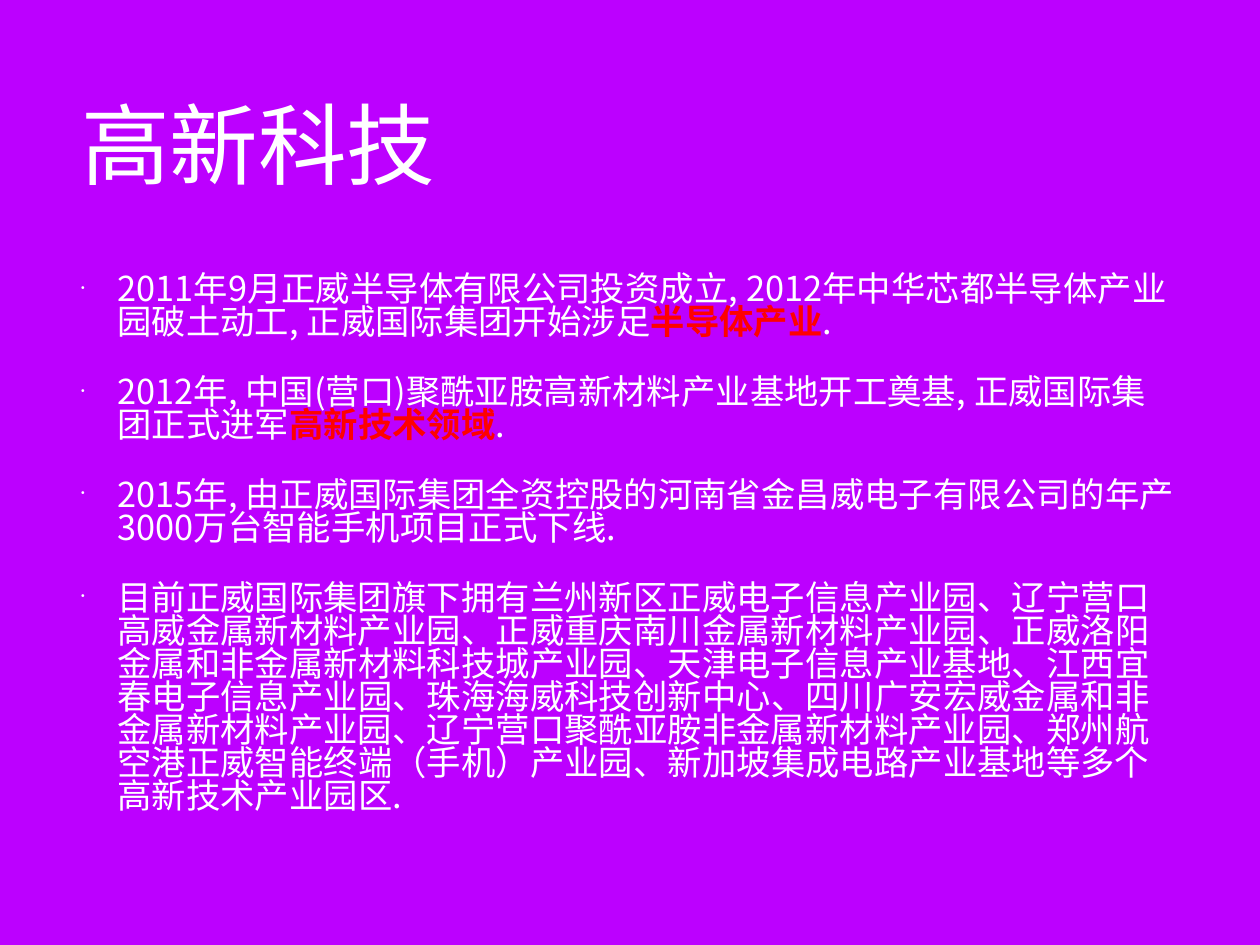
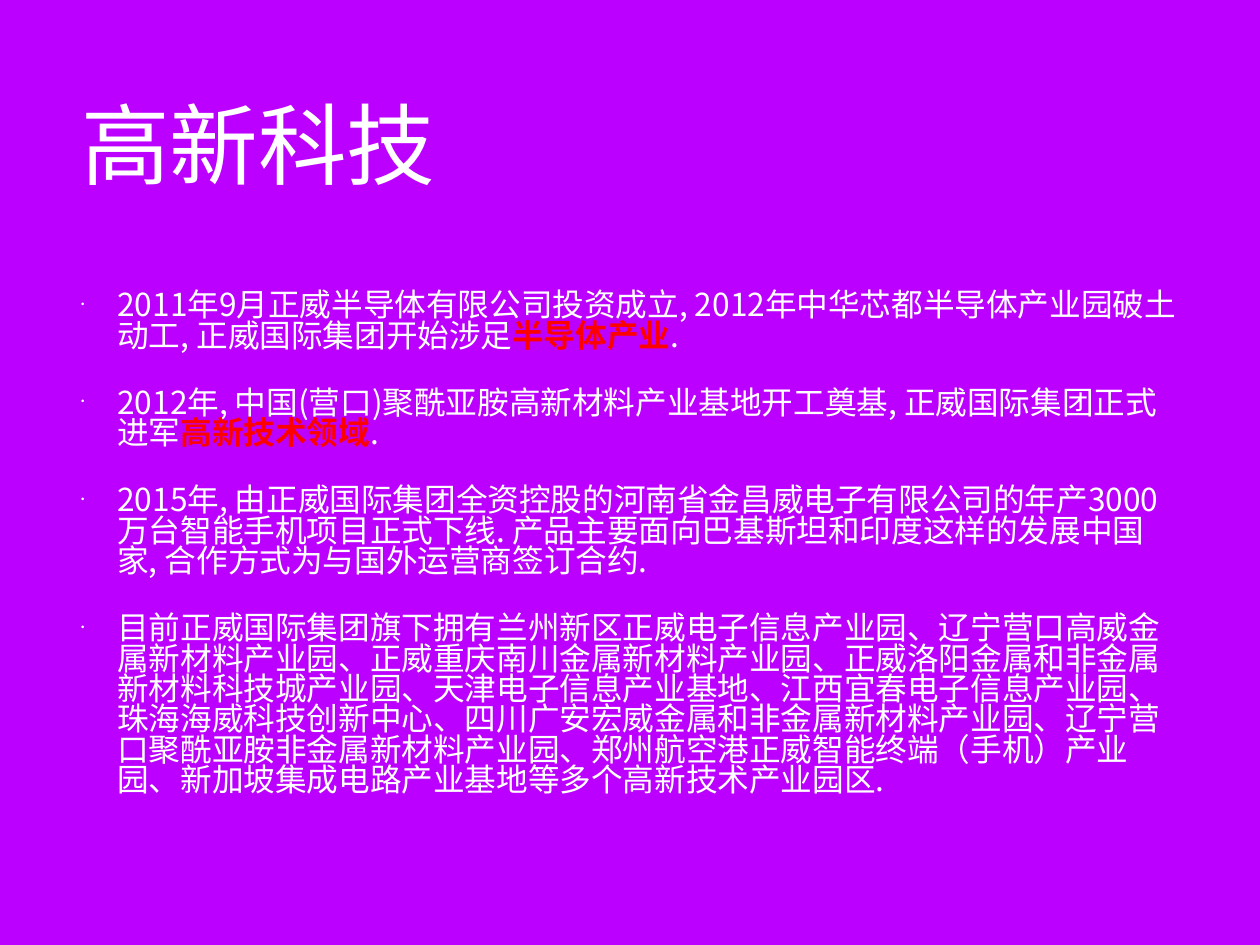
Before and after one commit to minibear0523/AmerGroup, a slide deck: slide 12 of 正威国际集团V1.0.pptx. Drawn at 1260x945 pixels with LibreOffice and Linux fonts; fonts in the diff are those of the drawing; background and template pictures are left out. Boxes give left, top, right and bottom in pixels: in the first picture for what was removed or moved away, otherwise in the second. Text is boxed around its words. In the diff, an @@ line names an element or a change of style, - is before the commit and + after.

```diff
--- a/正威国际集团V1.0.pptx
+++ b/正威国际集团V1.0.pptx
@@ text at bbox=[117, 289, 1160, 794]: size 28 to 25.7 pt in "2011年9月正威半导体有限公司投资成立, 2012年中华芯都半导体产业园破土动工, 正威国际集团开始涉足半导体产业.", "2012年, 中国(营口)聚酰亚胺高新材料产业基地开工奠基, 正威国际集团正式进军高新技术领域.", "目前正威国际集团旗下拥有兰州新区正威电子信息产业园、辽宁营口高威金属新材料产业园、正威重庆南川金属新材料产业园、正威洛阳 ..." @@
@@ text at bbox=[117, 484, 1158, 578]: text changed; size 28 to 25.7 pt @@
-• 2015年, 由正威国际集团全资控股的河南省金昌威电子有限公司的年产3000万台智能手机项目正式下线.
+• 2015年, 由正威国际集团全资控股的河南省金昌威电子有限公司的年产3000万台智能手机项目正式下线. 产品主要面向巴基斯坦和印度这样的发展中国家, 合作方式为与国外运营商签订合约.
```
Also in this commit, not shown: 8 other slides changed, 9 slides added, 2 other files.
